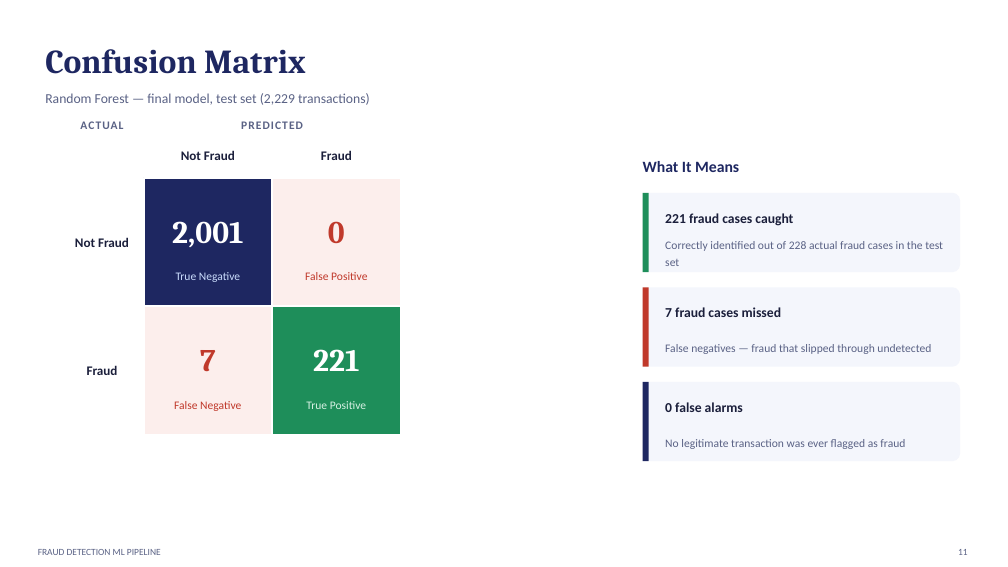
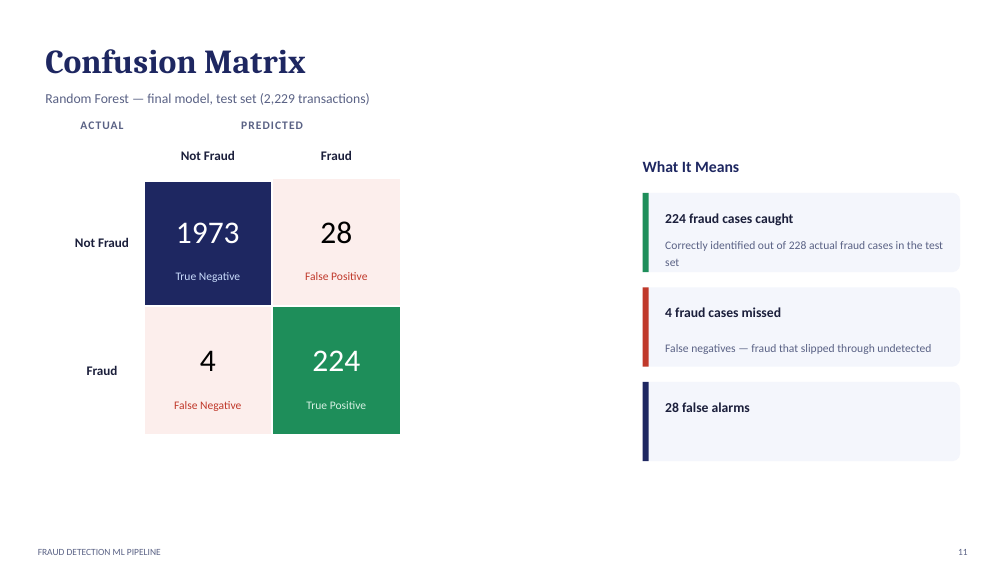
Before and after one commit to sabrinidhris/FRAUD-DETECTION, a slide deck: slide 13 of Fraud_Detection_Project.pptx. Drawn at 1008x567 pixels with LibreOffice and Linux fonts; fonts in the diff are those of the drawing. Boxes give left, top, right and bottom in pixels: in the first picture for what was removed or moved away, otherwise in the second. Text is boxed around its words. In the diff, an @@ line names an element or a change of style, - is before the commit and + after.

```diff
--- a/Fraud_Detection_Project.pptx
+++ b/Fraud_Detection_Project.pptx
@@ rectangle moved from (x1=144, y1=178, x2=272, y2=306) to (x1=144, y1=181, x2=272, y2=310) @@
@@ text at (x1=176, y1=222, x2=240, y2=244): text changed; font Cambria to Calibri; bold off @@
-2,001
+1973
@@ text at (x1=320, y1=221, x2=352, y2=244): text changed; font Cambria to Calibri; text colour #C0392B to gradient #BFBFBF to #000000; bold off @@
-0
+28
@@ text at (x1=665, y1=213, x2=793, y2=226): text changed @@
-221 fraud cases caught
+224 fraud cases caught
@@ text at (x1=665, y1=307, x2=781, y2=317): text changed @@
-7 fraud cases missed
+4 fraud cases missed
@@ text at (x1=200, y1=350, x2=216, y2=371): text changed; font Cambria to Calibri; text colour #C0392B to #000000; bold off @@
-7
+4
@@ text at (x1=312, y1=350, x2=360, y2=371): text changed; font Cambria to Calibri; bold off @@
-221
+224
@@ text at (x1=665, y1=402, x2=750, y2=412): text changed @@
-0 false alarms
+28 false alarms
@@ text removed at (x1=665, y1=439, x2=905, y2=449) @@
-No legitimate transaction was ever flagged as fraud
```
Also in this commit, not shown: 9 other slides changed.
